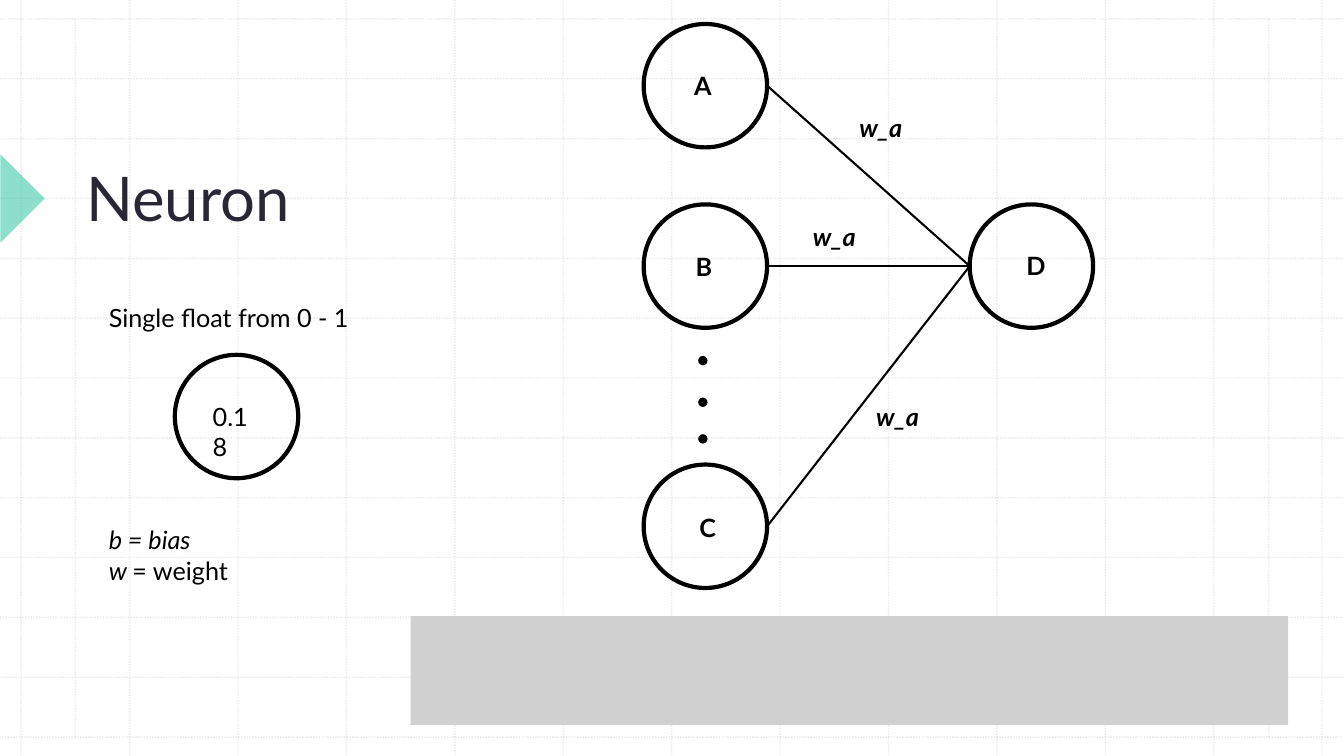
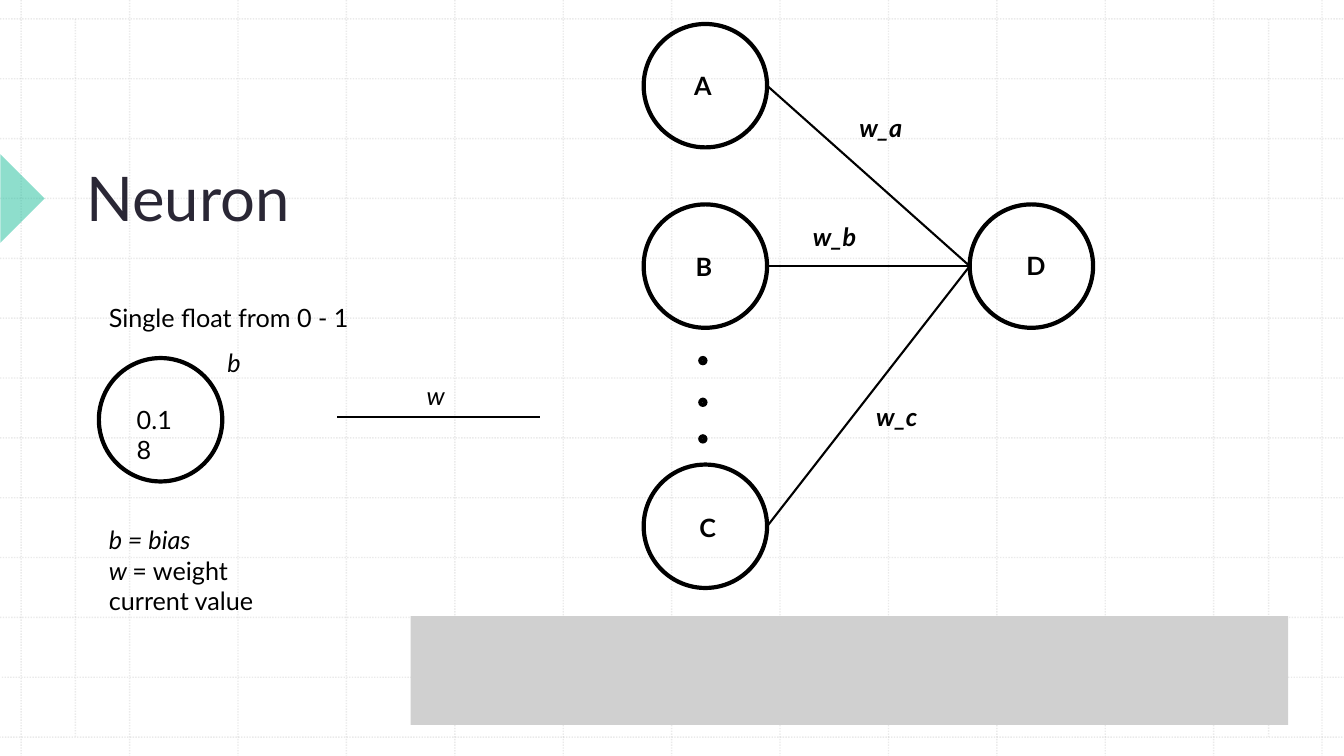
Before and after one commit to carternetty/ece5780, a slide deck: slide 8 of lab3/AI_RTOS.pptx. Drawn at 1344x756 pixels with LibreOffice and Linux fonts; fonts in the diff are those of the drawing; grey boxes stand for pictures. Boxes give left, top, right and bottom in pixels: in the first picture for what was removed or moved away, otherwise in the second. Text is boxed around its words. In the diff, an @@ line names an element or a change of style, - is before the commit and + after.

```diff
--- a/lab3/AI_RTOS.pptx
+++ b/lab3/AI_RTOS.pptx
@@ text at box(813, 227, 856, 250): text changed @@
-w_a
+w_b
@@ ellipse: place and size @@
-ellipse at box(174, 355, 297, 478)
+ellipse at box(99, 358, 222, 481)
@@ text added at box(227, 353, 240, 372), 18 pt, text #000000, italic @@
+b
@@ text "0.18": place and size @@
-text "0.18" at box(213, 407, 248, 426)
+text "0.18" at box(137, 410, 172, 429)
@@ line added from (337, 417) to (539, 417), #000000 1.5 pt @@
@@ text added at box(427, 392, 445, 405), 18 pt, text #000000, italic @@
+w
@@ text at box(876, 413, 917, 430): text changed @@
-w_a
+w_c
@@ text at box(109, 591, 254, 611): paragraph added @@
+current value
```
Also in this commit, not shown: 1 other slide changed, 2 slides added, 1 slide removed.
